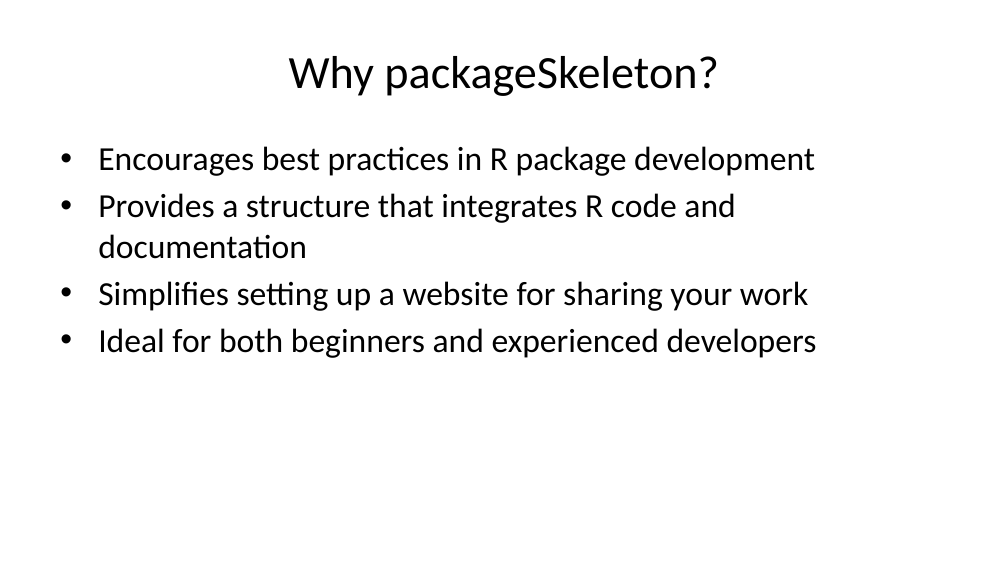
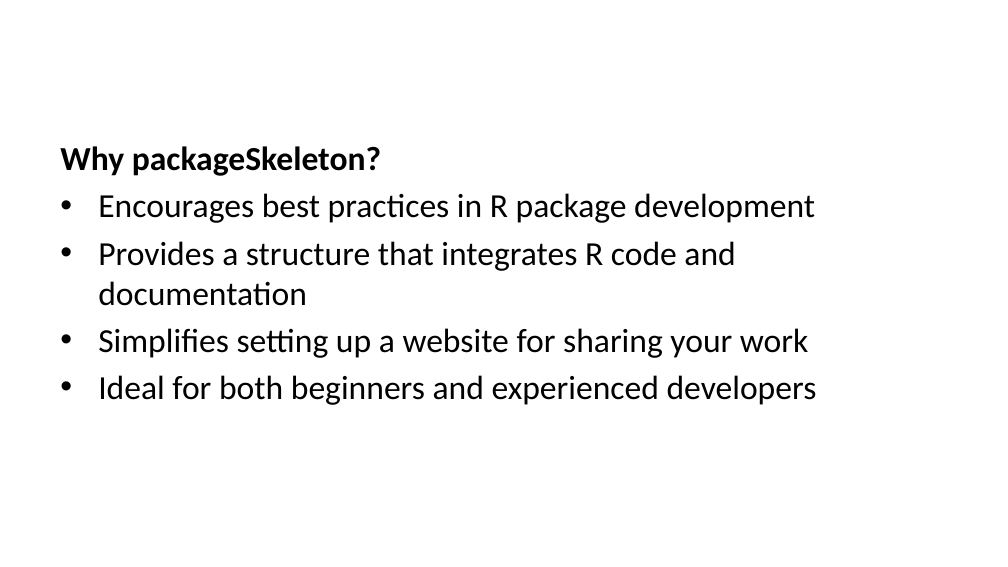
Before and after one commit to dbetebenner/packageSkeleton, a slide deck: slide 7 of quarto_website/content/presentations/packageSkeleton_Presentation.pptx (slide 4 before the commit). Drawn at 1008x567 pixels with LibreOffice and Linux fonts; fonts in the diff are those of the drawing. Boxes give left, top, right and bottom in pixels: in the first picture for what was removed or moved away, otherwise in the second. Text is boxed around its words. In the diff, an @@ line names an element or a change of style, - is before the commit and + after.

```diff
--- a/quarto_website/content/presentations/packageSkeleton_Presentation.pptx
+++ b/quarto_website/content/presentations/packageSkeleton_Presentation.pptx
@@ title removed at (x1=289, y1=56, x2=719, y2=96) @@
-Why packageSkeleton?
@@ text at (x1=60, y1=146, x2=381, y2=176): paragraph added @@
+Why packageSkeleton?
```
Also in this commit, not shown: 10 other slides changed, 6 slides added, 1 slide removed, 36 other files.
